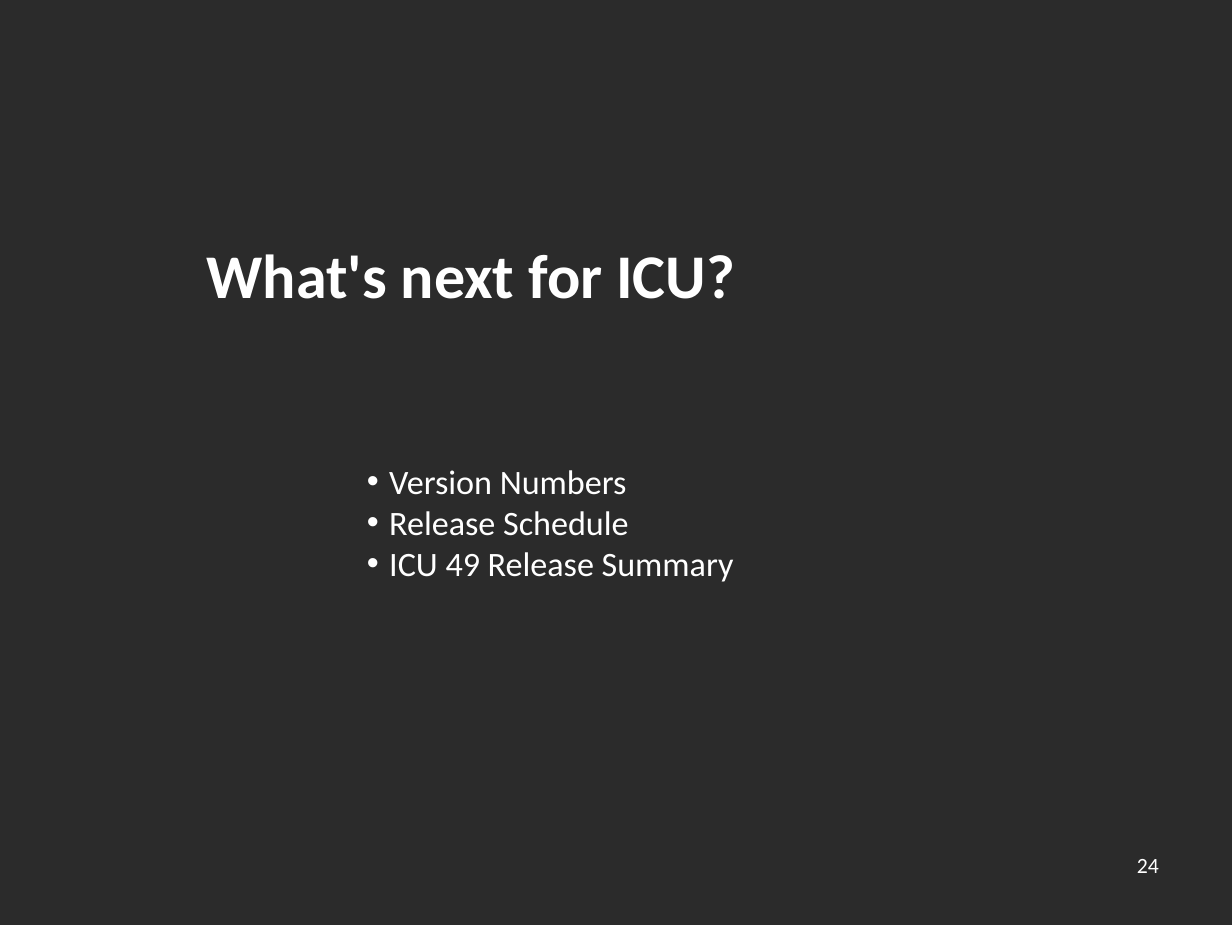
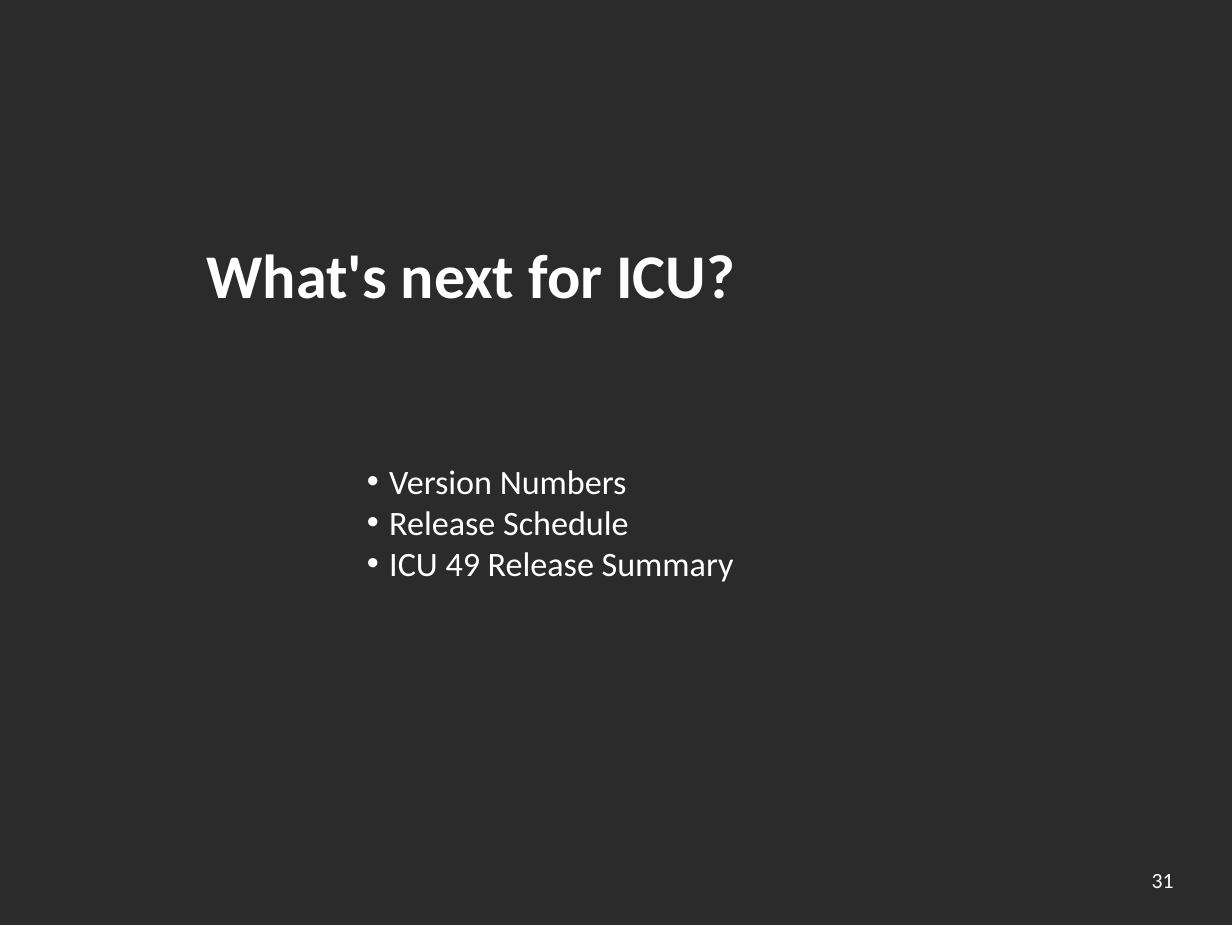
Before and after one commit to unicode-org/icu-docs, a slide deck: slide 31 of docs/pres/icu_overview.odp (slide 24 before the commit). Drawn at 1232x925 pixels with LibreOffice and Linux fonts; fonts in the diff are those of the drawing; background and template pictures are left out; a plain dark background stands for a picture behind light text. Boxes give left, top, right and bottom in pixels: in the first picture for what was removed or moved away, otherwise in the second. Text is boxed around its words. In the diff, an @@ line names an element or a change of style, - is before the commit and + after.

```diff
--- a/docs/pres/icu_overview.odp
+++ b/docs/pres/icu_overview.odp
@@ page number removed at [1137,859,1159,873] @@
-24
@@ page number added at [1152,874,1174,888], 14 pt, text #FFFFFF @@
+31
```
Also in this commit, not shown: 26 other slides changed, 7 slides added, 1 other file.
